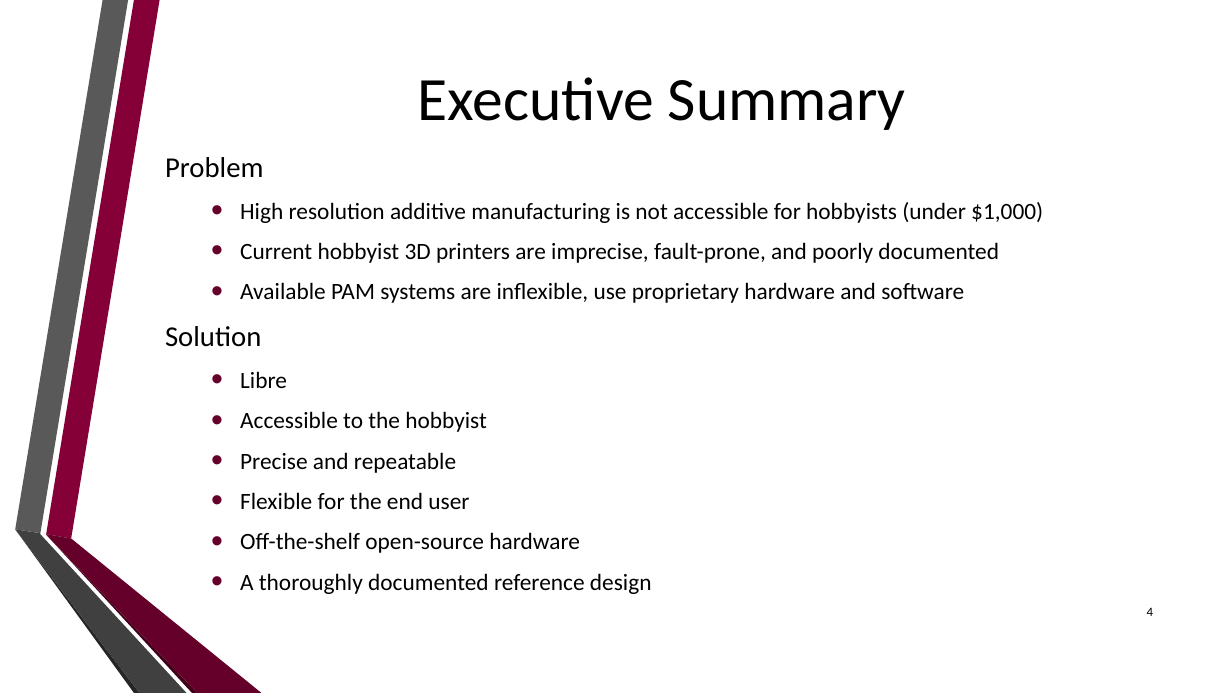
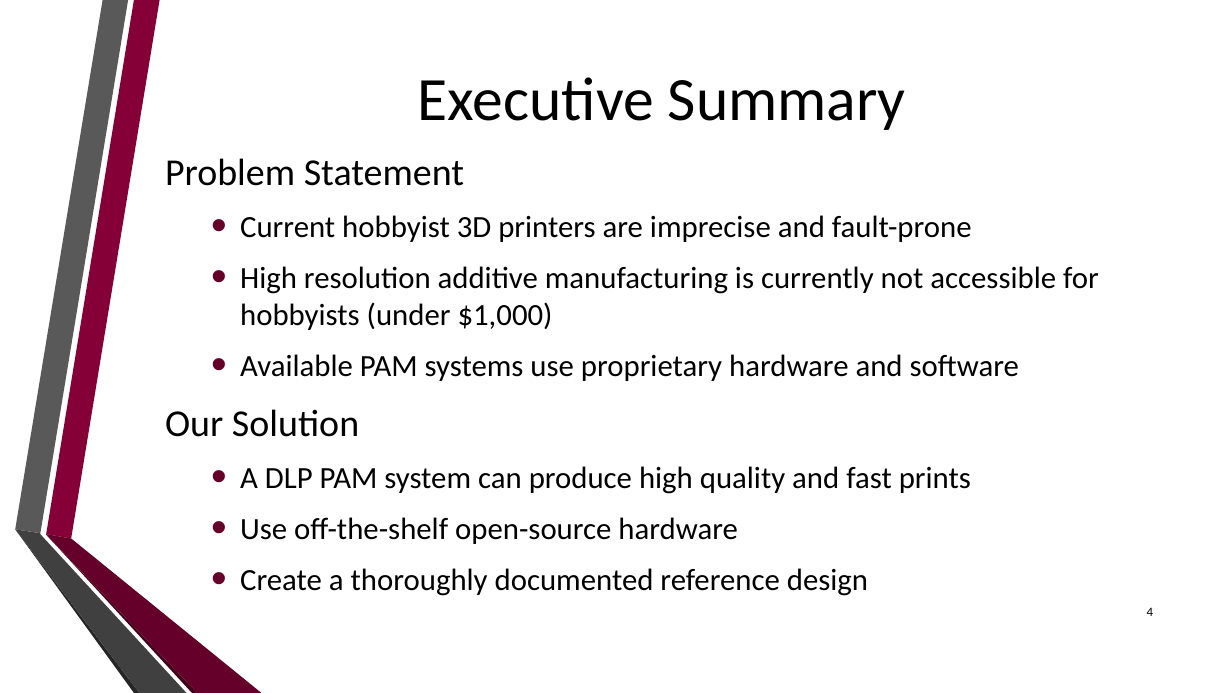
Before and after one commit to dan-olsen/SeniorDesign, a slide deck: slide 4 of Presentations/DesignPres/DesignPres-75.pptx. Drawn at 1232x693 pixels with LibreOffice and Linux fonts; fonts in the diff are those of the drawing; background and template pictures are left out. Boxes give left, top, right and bottom in pixels: in the first picture for what was removed or moved away, otherwise in the second. Text is boxed around its words. In the diff, an @@ line names an element or a change of style, - is before the commit and + after.

```diff
--- a/Presentations/DesignPres/DesignPres-75.pptx
+++ b/Presentations/DesignPres/DesignPres-75.pptx
@@ text at [165, 158, 1099, 596]: text changed; size 18.2 to 24.1 pt @@
-Problem
-  • High resolution additive manufacturing is not accessible for hobbyists (under $1,000)
-  • Current hobbyist 3D printers are imprecise, fault-prone, and poorly documented
-  • Available PAM systems are inflexible, use proprietary hardware and software
-Solution
-  • Libre
-  • Accessible to the hobbyist
-  • Precise and repeatable
-  • Flexible for the end user
-  • Off-the-shelf open-source hardware
-  • A thoroughly documented reference design
+Problem Statement
+  • Current hobbyist 3D printers are imprecise and fault-prone
+  • High resolution additive manufacturing is currently not accessible for hobbyists (under $1,000)
+  • Available PAM systems use proprietary hardware and software
+Our Solution
+  • A DLP PAM system can produce high quality and fast prints
+  • Use off-the-shelf open-source hardware
+  • Create a thoroughly documented reference design
```
Also in this commit, not shown: 3 other slides changed, 3 slides added, 2 slides removed, 1 other file.
